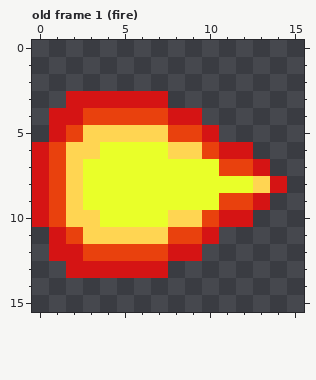
Two states of a pixel-art file, assets/animations/fireball.aseprite. Above, as it was before the edit.
16x16 pixels, 2 frames. Shown: old frame 1 (fire). The commit also changed other frames, which this record leaves out.
Once edited:
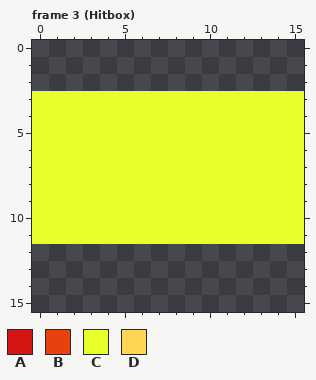
Palette (. is transparent): A #d51414  B #e9410d  C #e9ff29  D #ffd552
A new or re-ordered frame is compared with the old frame closest to it.
From old to new:
frames 2 -> 3
Changed rows in their new state; - is an unchanged pixel.
Frame 3 (Hitbox) is new; against old frame 1 (fire), layer "Layer 1":
first column x 0:
 3 CCCCCCCCCCCCCCCC
 4 CCCCCCCCCCCCCCCC
 5 CCCCCCCCCCCCCCCC
 6 CCCC----CCCCCCCC
 7 CCC--------CCCCC
 8 CCC----------CCC
 9 CCC--------CCCCC
10 CCCC----CCCCCCCC
11 CCCCCCCCCCCCCCCC
12 -.........------
13 --......--------
Pixel boxes of the changes (left, top, right, bottom) in both pictures:
changed: (32, 91, 304, 278)
